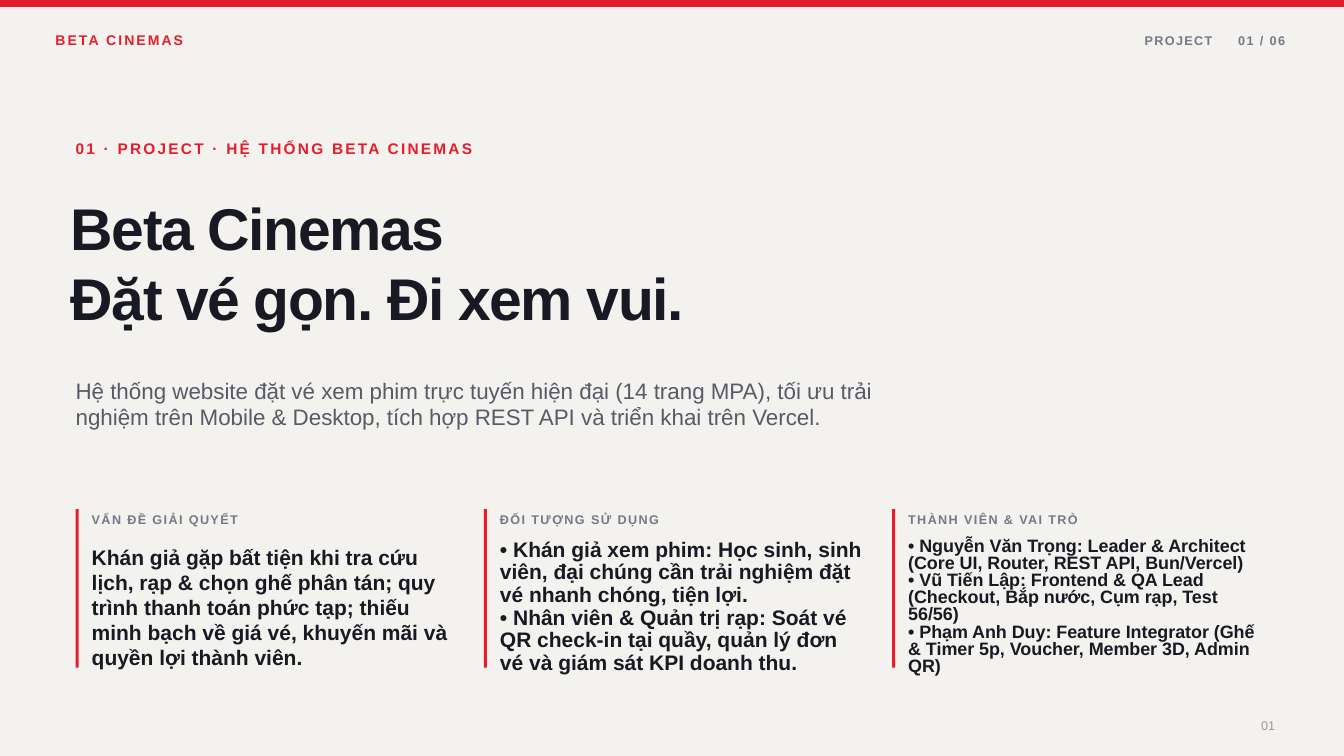
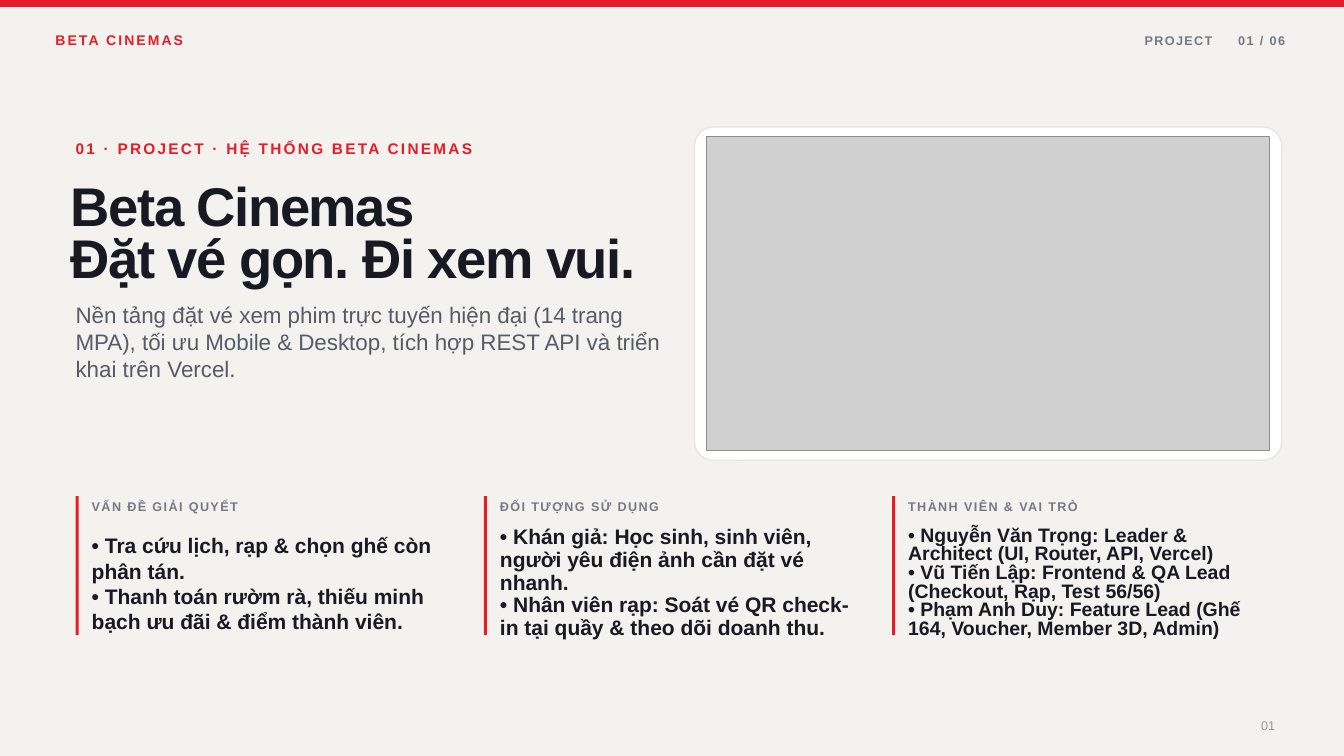
Before and after one commit to AsakiYuki/web2064-fa26, a slide deck: slide 1 of Beta-Cinemas-Presentation.odp. Drawn at 1344x756 pixels with LibreOffice and Linux fonts; fonts in the diff are those of the drawing; grey boxes stand for pictures. Boxes give left, top, right and bottom in pixels: in the first picture for what was removed or moved away, otherwise in the second. Text is boxed around its words. In the diff, an @@ line names an element or a change of style, - is before the commit and + after.

Commit message:
docs(presentation): embed UI preview mockups and streamline text content

```diff
--- a/Beta-Cinemas-Presentation.odp
+++ b/Beta-Cinemas-Presentation.odp
@@ text "01 · PROJECT · HỆ ..." rewrapped from (x1=76, y1=382, x2=166, y2=404) to (x1=76, y1=136, x2=671, y2=160) @@
@@ rounded rectangle added at (x1=695, y1=127, x2=1282, y2=461), fill #FFFFFF, outline #E8E6E2 0.99 pt @@
@@ picture added at (x1=707, y1=137, x2=1270, y2=451) @@
@@ text "Beta Cinemas" at (x1=71, y1=238, x2=636, y2=288): size 42 to 38.9 pt; line spacing 1 to 0.8 @@
@@ text at (x1=76, y1=306, x2=660, y2=377): text changed @@
-Hệ thống website đặt vé xem phim trực tuyến hiện đại (14 trang MPA), tối ưu trải nghiệm trên Mobile & Desktop, tích hợp REST API và triển khai trên Vercel.
+Nền tảng đặt vé xem phim trực tuyến hiện đại (14 trang MPA), tối ưu Mobile & Desktop, tích hợp REST API và triển khai trên Vercel.
@@ rectangle resized from (x1=76, y1=509, x2=79, y2=667) to (x1=76, y1=496, x2=79, y2=635) @@
@@ rectangle resized from (x1=484, y1=509, x2=487, y2=667) to (x1=484, y1=496, x2=487, y2=635) @@
@@ 3 texts moved together from (x1=92, y1=514, x2=659, y2=583) to (x1=92, y1=501, x2=812, y2=548) @@
@@ rectangle resized from (x1=892, y1=509, x2=895, y2=667) to (x1=892, y1=496, x2=895, y2=635) @@
@@ text at (x1=92, y1=537, x2=431, y2=633): text changed @@
-Khán giả gặp bất tiện khi tra cứu lịch, rạp & chọn ghế phân tán; quy trình thanh toán phức tạp; thiếu minh bạch về giá vé, khuyến mãi và quyền lợi thành viên.
+• Tra cứu lịch, rạp & chọn ghế còn phân tán.
+• Thanh toán rườm rà, thiếu minh bạch ưu đãi & điểm thành viên.
@@ text at (x1=500, y1=528, x2=848, y2=640): text changed @@
-• Khán giả xem phim: Học sinh, sinh viên, đại chúng cần trải nghiệm đặt vé nhanh chóng, tiện lợi.
-• Nhân viên & Quản trị rạp: Soát vé QR check-in tại quầy, quản lý đơn vé và giám sát KPI doanh thu.
+• Khán giả: Học sinh, sinh viên, người yêu điện ảnh cần đặt vé nhanh.
+• Nhân viên rạp: Soát vé QR check-in tại quầy & theo dõi doanh thu.
@@ text at (x1=908, y1=527, x2=1240, y2=639): text changed; size 12.8 to 13.9 pt @@
-• Nguyễn Văn Trọng: Leader & Architect (Core UI, Router, REST API, Bun/Vercel)
-• Vũ Tiến Lập: Frontend & QA Lead (Checkout, Bắp nước, Cụm rạp, Test 56/56)
-• Phạm Anh Duy: Feature Integrator (Ghế & Timer 5p, Voucher, Member 3D, Admin QR)
+• Nguyễn Văn Trọng: Leader & Architect (UI, Router, API, Vercel)
+• Vũ Tiến Lập: Frontend & QA Lead (Checkout, Rạp, Test 56/56)
+• Phạm Anh Duy: Feature Lead (Ghế 164, Voucher, Member 3D, Admin)
```
Also in this commit, not shown: 5 other slides changed, 2 other files.
